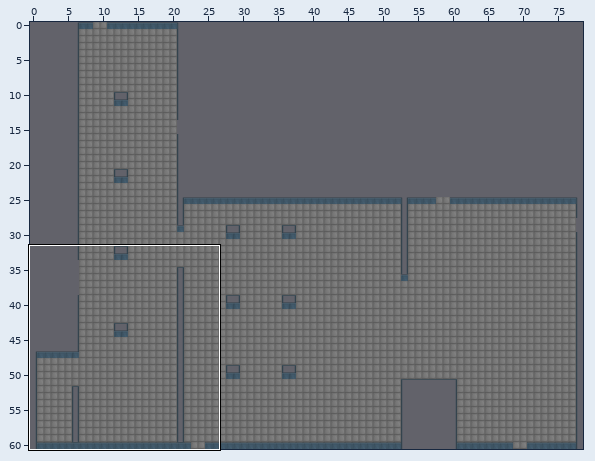
A Tiled map (JSON) gets an edit: B00240424/Assets/Game/Maps/Level1.json. The first picture is a wide view before the edit; the outline marks the close-up.
Close-up. Before:
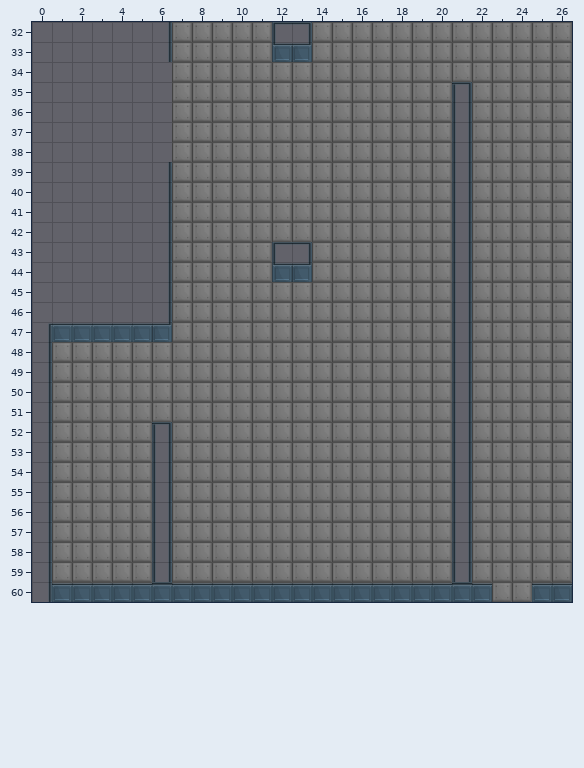
Cells are 64x64 px. Shown: x 0..26, y 32..60. The commit also changed other parts of the map, which this record leaves out.
And afterwards:
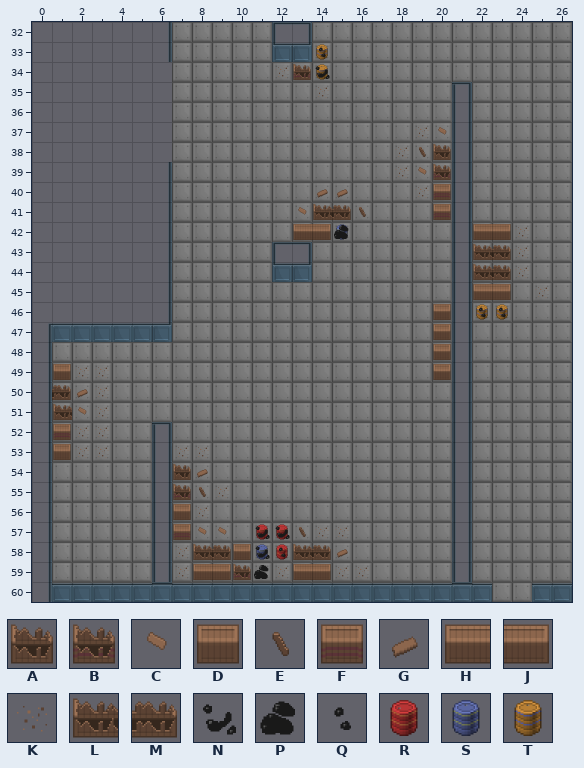
Key: from "MapTiles2": A 0, B 1, C 2, D 3, E 4, F 5, G 6, H 7, J 8, K 9, L 10, M 11, N 12, P 14, Q 15, R 16, S 17, T 18.
_ is an empty cell, . an unchanged one.
Tiles of an added or newly shown layer are drawn over the layers below it.
What changed:
--- layer "Debris" (added)
@@ x 13..14 @@
-33 ._
-34 __
+33 .T
+34 BT
@@ x 1..23 @@
-38 ..................._...
-39 ..................._...
-40 ..................._...
-41 .............__...._...
-42 ............___......__
-43 .....................__
-44 .....................__
-45 .....................__
-46 ..................._.__
-47 ..................._...
-48 ..................._...
-49 _.................._...
-50 _......................
-51 _......................
-52 _......................
-53 _......................
-54 ......_................
-55 ......_................
-56 ......_................
-57 ......_...__...........
-58 ......._______.........
-59 .......___..__.........
+38 ...................A...
+39 ...................B...
+40 ...................F...
+41 .............LM....F...
+42 ............HJS......HJ
+43 .....................LM
+44 .....................LM
+45 .....................HJ
+46 ...................D.TT
+47 ...................D...
+48 ...................D...
+49 D..................D...
+50 M......................
+51 L......................
+52 F......................
+53 D......................
+54 ......A................
+55 ......B................
+56 ......D................
+57 ......F...RR...........
+58 .......LMDSRLM.........
+59 .......HJB..HJ.........
--- layer "DebrisDetail" (added)
@@ x 12..14 @@
-33 .._
-34 _._
-35 .._
+33 ..Q
+34 K.N
+35 ..K
@@ x 13..25 @@
-37 ......__.....
-38 .....__......
-39 .....__......
-40 .__..._......
-41 _.._.........
-42 .._........_.
-43 ..........._.
-44 ..........._.
-45 ............_
-46 .........__..
+37 ......KC.....
+38 .....KE......
+39 .....KC......
+40 .GG...K......
+41 C..E.........
+42 ..P........K.
+43 ...........K.
+44 ...........K.
+45 ............K
+46 .........QQ..
@@ x 2..16 @@
-49 __.............
-50 __.............
-51 __.............
-52 __.............
-53 __...__........
-54 ......_........
-55 ......__.......
-56 ......_........
-57 ......__._____.
-58 ....._...__.._.
-59 ....._...__..__
+49 KK.............
+50 GK.............
+51 CK.............
+52 KK.............
+53 KK...KK........
+54 ......G........
+55 ......EK.......
+56 ......K........
+57 ......CC.NNEKK.
+58 .....K...NQ..G.
+59 .....K...PK..KK
Pixel boxes of the changes (left, top, right, bottom) in both close-ups:
added: (278, 44, 330, 98)
added: (398, 127, 451, 220)
added: (293, 189, 366, 240)
added: (473, 224, 549, 320)
added: (433, 304, 451, 380)
added: (52, 364, 109, 460)
added: (173, 447, 369, 580)
